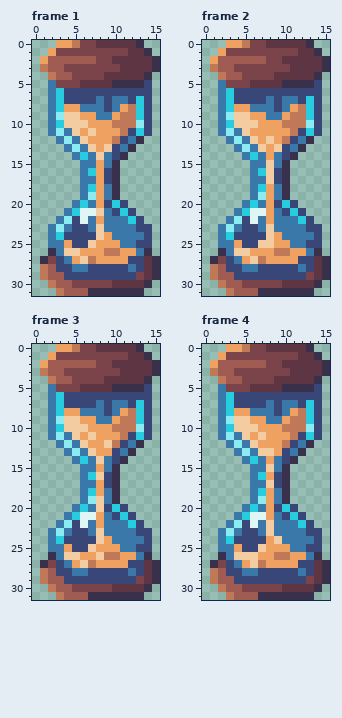
One commit to this pixel-art file: assets/aseprite/hourglass.aseprite. Above is the file before it was changed.
16x32 pixels, 4 frames. Shown: frame 1, frame 2, frame 3, frame 4.
The result:
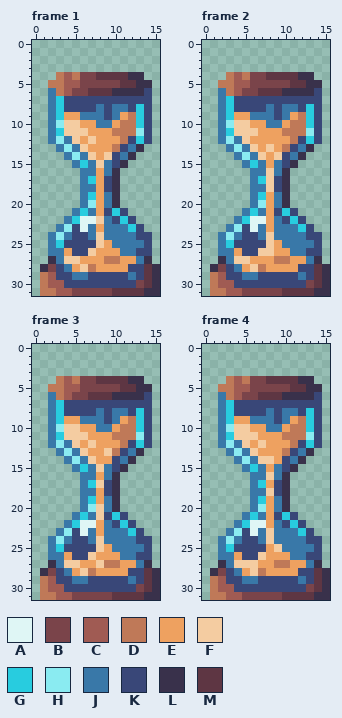
Palette (. is transparent): A #dff6f5  B #7a444a  C #a05b53  D #bf7958  E #eea160  F #f4cca1  G #28ccdf  H #8aebf1  J #3978a8  K #394778  L #39314b  M #5e3643
What changed:
Changed rows in their new state; - is an unchanged pixel.
Frame 1:
first column x 1:
 0 --...........--
 1 -.............-
 2 ...............
 3 ...............
 4 -.D-D--M---LL.-
 5 -DDCCBBBBBMM-L-
 6 --DCBBMMMLLLL--
 7 -------K-KK-K--
 8 ---KKKK---JK---
 9 --GEEJJ-KJE----
10 --H--E-JJE--G--
11 --GF-FE--D-DH--
12 -JHJFEF--EDKGK-
13 --JHJFE-EDKJL--
14 ---JHJFEF-JL---
15 ----JG-F-KL----
16 ------J-J------
17 ------G--------
18 ------J-K------
19 ------G--------
20 ----.JH-JL.----
21 ---.JGJEKGK.---
22 --.JG-AF-KGK.--
23 -.JH-A-E---G-.-
24 --HJ--J-J---K--
25 --GK--KF-J--J--
26 -J-EKKF-EEJJKK-
27 .LJFFEE-DD-EJL.
28 LB-JEFDEEEEK---
29 --K-JJ-----JK--
30 DC-KKKKKKKKKBML
31 DDC-BBBBBMMMMLL
Frame 2:
first column x 1:
 0 --...........--
 1 -.............-
 2 ...............
 3 ...............
 4 -.D-D--M---LL.-
 5 -DDCCBBBBBMM-L-
 6 --DCBBMMMLLLL--
 7 -------K-KK-K--
 8 ---KKKK---JK---
 9 --GEEJJ-KJE----
10 --H--E-JJE--G--
11 --GF-F---D-DH--
12 -JHJFE-E-EDKGK-
13 --JHJFEFEDKJL--
14 ---JHJF-F-JL---
15 ----JG-E-KL----
16 ------J-J------
17 ------G--------
18 ------JFK------
19 ------G--------
20 ----.JH-JL.----
21 ---.JGJ-KGK.---
22 --.JG-A--KGK.--
23 -.JH-A-E---G-.-
24 --HJ--J-J---K--
25 --GK--K--J--J--
26 -J-EKKFFEEJJKK-
27 .LJFFEE-DD-EJL.
28 LB-JEFDEEEEK---
29 --K-JJ-----JK--
30 DC-KKKKKKKKKBML
31 DDC-BBBBBMMMMLL
Frame 3:
first column x 1:
 0 --...........--
 1 -.............-
 2 ...............
 3 ...............
 4 -.D-D--M---LL.-
 5 -DDCCBBBBBMM-L-
 6 --DCBBMMMLLLL--
 7 -------K-KK-K--
 8 ---KKKK---JK---
 9 --GEEJJ-KJE----
10 --H--E-JJE--G--
11 --GF-FE--D-DH--
12 -JHJFEF-EEDKGK-
13 --JHJFE-FDKJL--
14 ---JHJFEE-JL---
15 ----JG-F-KL----
16 ------JEJ------
17 ------GF-------
18 ------J-K------
19 ------GE-------
20 ----.JH-JL.----
21 ---.JGJFKGK.---
22 --.JG-A--KGK.--
23 -.JH-A-E---G-.-
24 --HJ--J-J---K--
25 --GK--KF-J--J--
26 -J-EKKFEEEJJKK-
27 .LJFFEEFDD-EJL.
28 LB-JEFDEEEEK---
29 --K-JJ-----JK--
30 DC-KKKKKKKKKBML
31 DDC-BBBBBMMMMLL
Frame 4:
first column x 1:
 0 --...........--
 1 -.............-
 2 ...............
 3 ...............
 4 -.D-D--M---LL.-
 5 -DDCCBBBBBMM-L-
 6 --DCBBMMMLLLL--
 7 -------K-KK-K--
 8 ---KKKK---JK---
 9 --GEEJJ-KJE----
10 --H--E-JJE--G--
11 --GF-FE--D-DH--
12 -JHJFEF--EDKGK-
13 --JHJFEE-DKJL--
14 ---JHJFFE-JL---
15 ----JG-E-KL----
16 ------JFJ------
17 ------GE-------
18 ------JFK------
19 ------G--------
20 ----.JH-JL.----
21 ---.JGJ-KGK.---
22 --.JG-AE-KGK.--
23 -.JH-A-----G-.-
24 --HJ--JFJ---K--
25 --GK--K-FJ--J--
26 -J-EKKF-EEJJKK-
27 .LJFF-E-DD-EJL.
28 LB-JEFDEEEEK---
29 --K-JJ-----JK--
30 DC-KKKKKKKKKBML
31 DDC-BBBBBMMMMLL
